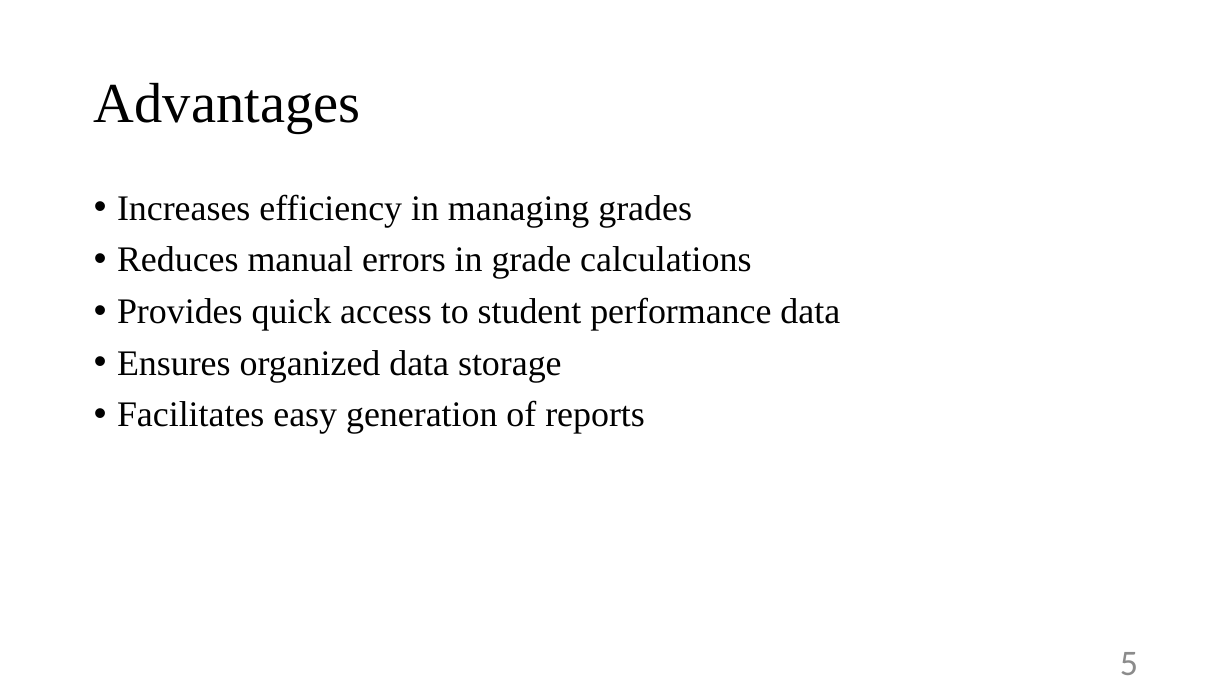
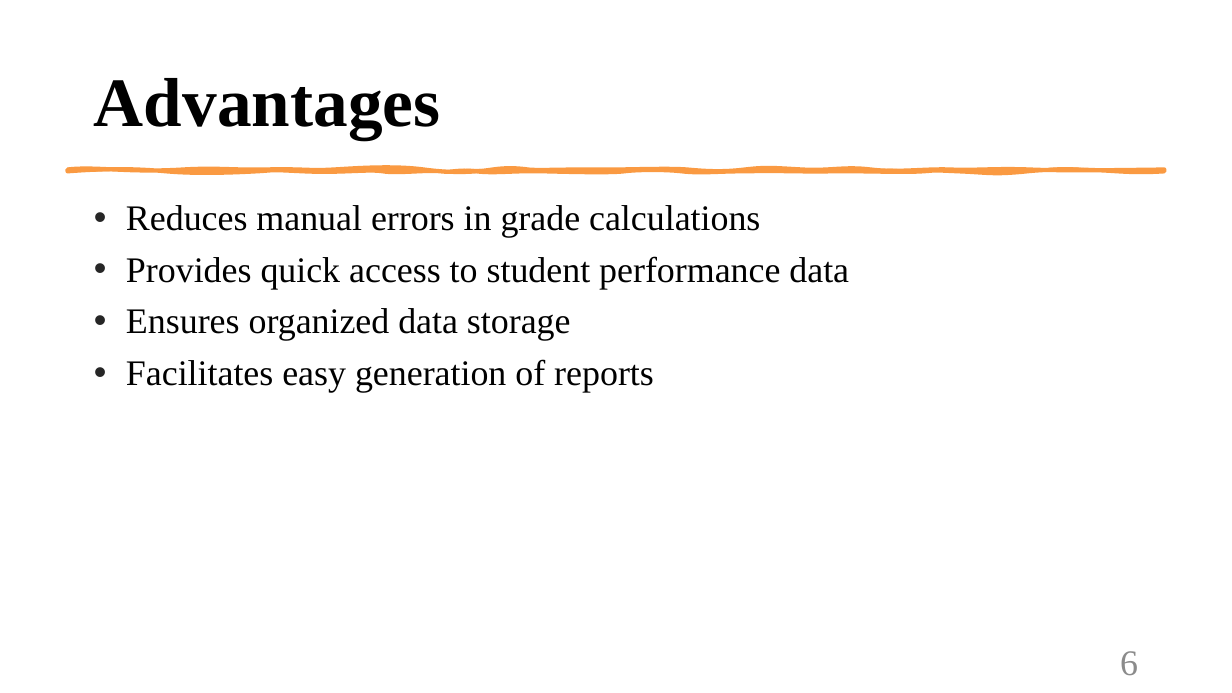
Before and after one commit to Sinmbf/BIM_Presentation, a slide deck: slide 6 of C Programming/Gradesheet Application/Gradesheet Application(Mac Final).pptx (slide 5 before the commit). Drawn at 1232x693 pixels with LibreOffice and Linux fonts; fonts in the diff are those of the drawing. Boxes give left, top, right and bottom in pixels: in the first picture for what was removed or moved away, otherwise in the second. Text is boxed around its words. In the diff, an @@ line names an element or a change of style, - is before the commit and + after.

```diff
--- a/C Programming/Gradesheet Application/Gradesheet Application(Mac Final).pptx
+++ b/C Programming/Gradesheet Application/Gradesheet Application(Mac Final).pptx
@@ title "Advantages" at <box>94,78,440,140</box>: size 44 to 54 pt, bold on @@
@@ freeform shape added at <box>67,169,1165,171</box>, fill #FA9A42, outline #FA9A42 3.25 pt @@
@@ text "Reduces manual errors in grade ...": place and size @@
-text "Reduces manual errors in grade ..." at <box>117,194,840,434</box>
+text "Reduces manual errors in grade ..." at <box>126,205,849,393</box>
@@ text at <box>117,194,692,227</box>: paragraph removed @@
-• Increases efficiency in managing grades
@@ page number at <box>1120,651,1138,675</box>: text changed; font Calibri to Times New Roman @@
-5
+6
```
Also in this commit, not shown: 4 other slides changed, 3 slides added, 1 slide removed, 2 other files.
